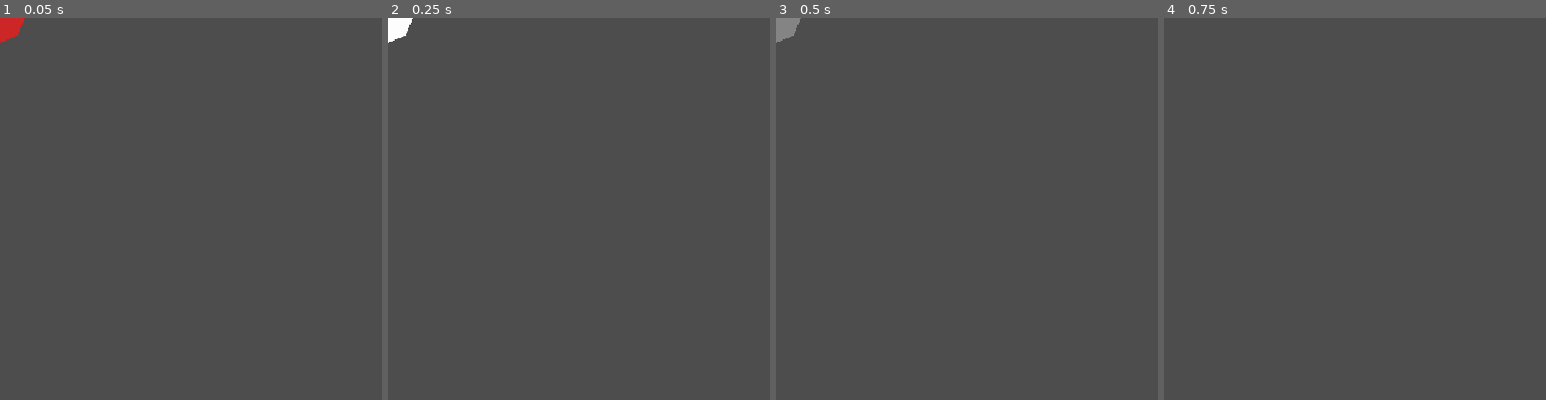
Above: before the commit, frames 1-4 (left to right).
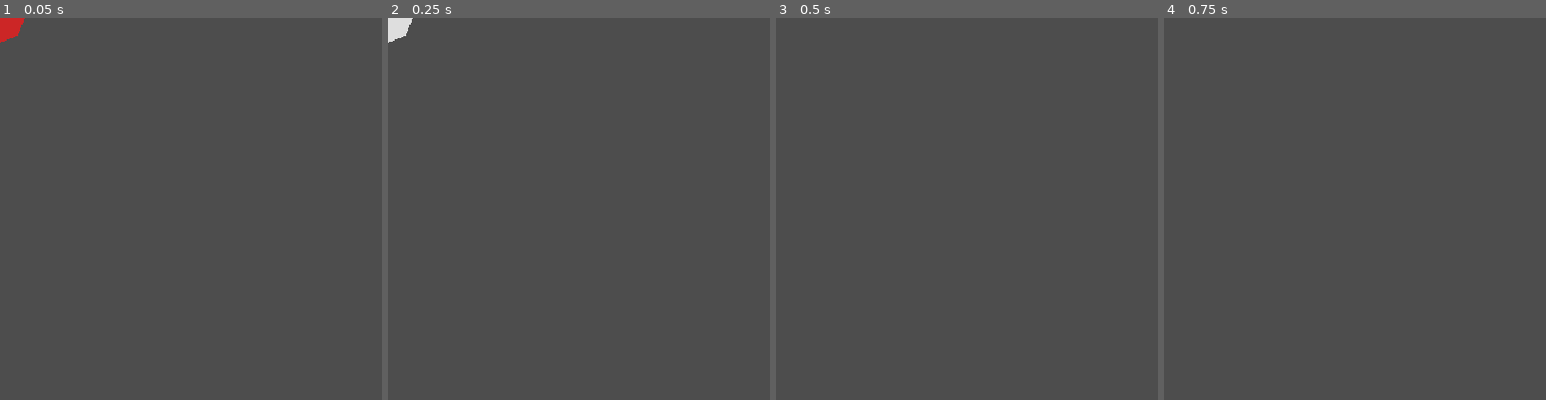
Above: after the commit, the same moments.

Repository: Periodev/DIR
Game: Godot game, scene res://scenes/HitEffect.tscn
Two runs of this game, one before a commit and one after it. Both use one fixed random seed, a clock stepped at 60 frames per second and the inputs below. This scene is started directly instead of the project's main scene.
Inputs:
- Up to frame 1 (0.05 s): no input
- Up to frame 2 (0.25 s): no input
- Up to frame 3 (0.5 s): no input
- Up to frame 4 (0.75 s): tap Enter at 0.5 s; hold Right from 0.53 s (still down); tap R at 0.6 s
The pictures show only the part of the screen within x 0-50%, y 0-50%; the shares and areas given below are measured in that part.

Frame 1 is identical in both runs. In frame 2, 0.3% of the frame differs, in the area x 0-7%, y 0-7%; in frame 3, 0.3%; in frame 4, nothing differs.

Commit message:
Sync hit visuals to character animation: delay cell clear + HitEffect to hit_delay
- Board: _pending_kill_visual holds cells until timer fires; _refresh_visuals skips them
- Board: _spawn_hit_effect delays cell→LIVE and HitEffect spawn by per-character hit_delay
- Player: get_hit_delay(is_dash) returns animation-derived delays per character
  EXE=0.22s, PLN=0.16s, COR DASH=0.15s / STRIKE=0.08s, GRD=0.08s
- HitEffect: reduce initial red hold 0.16→0.05s (character already at target on spawn)

Co-Authored-By: Claude Sonnet 4.6 <noreply@anthropic.com>

Diff:
--- a/DIR/godot_project/scripts/Board.gd
+++ b/DIR/godot_project/scripts/Board.gd
@@ -34,6 +34,7 @@
 var _pln_frozen_kill_pos: Vector2i = Vector2i(-1, -1)
 var _suppress_hit_effect_once: bool = false
 var _pln_defer_player_move: bool = false
+var _pending_kill_visual: Array[Vector2i] = []  # 正在等待延遲視覺更新的格子
 var pending_post_defense_step: bool = false
 var survival_turns: int = 0
 
@@ -114,6 +115,7 @@
 	_pln_frozen_kill_pos = Vector2i(-1, -1)
 	_suppress_hit_effect_once = false
 	_pln_defer_player_move = false
+	_pending_kill_visual.clear()
 	survival_turns = 0
 
 	setup_character(current_character, current_attack_mode_override)
@@ -493,10 +495,19 @@
 	)
 
 func _spawn_hit_effect(pos: Vector2i) -> void:
-	var fx = _hit_effect_scene.instantiate()
-	fx.z_index = 5
-	fx.position = Vector2(pos.x * CELL_STEP + CELL_SIZE / 2.0, pos.y * CELL_STEP + CELL_SIZE / 2.0)
-	add_child(fx)
+	var is_dash := _get_attack_mode() == CharacterData.AttackMode.DASH
+	var delay: float = player_node.get_hit_delay(is_dash)
+	var world_pos := Vector2(pos.x * CELL_STEP + CELL_SIZE / 2.0,
+							 pos.y * CELL_STEP + CELL_SIZE / 2.0)
+	_pending_kill_visual.append(pos)
+	get_tree().create_timer(delay).timeout.connect(func():
+		_pending_kill_visual.erase(pos)
+		cell_nodes[pos.y][pos.x].set_type(CharacterData.CellType.LIVE)
+		cell_nodes[pos.y][pos.x].set_shield_dir(CharacterData.Direction.NONE)
+		var fx := _hit_effect_scene.instantiate()
+		fx.z_index = 5
+		fx.position = world_pos
+		add_child(fx))
 
 func _pln_trigger_move() -> void:
 	if not _pln_defer_player_move:
@@ -712,6 +723,9 @@
 	# Update all cells
 	for r in ROWS:
 		for c in COLS:
+			var pos := Vector2i(c, r)
+			if pos in _pending_kill_visual:
+				continue   # 延遲處理，保持 DEAD 外觀
 			var cell = cell_nodes[r][c]
 			cell.set_type(grid[r][c])
 			cell.set_shield_dir(cell_shield_dirs[r][c])
--- a/DIR/godot_project/scripts/HitEffect.gd
+++ b/DIR/godot_project/scripts/HitEffect.gd
@@ -5,7 +5,7 @@
 
 func _ready() -> void:
 	var tw := create_tween()
-	tw.tween_interval(0.16)
+	tw.tween_interval(0.05)
 	tw.tween_method(_set_color, Color(0.8, 0.15, 0.15, 1.0), Color(1.0, 1.0, 1.0, 1.0), 0.05)\
 	  .set_trans(Tween.TRANS_QUAD).set_ease(Tween.EASE_OUT)
 	tw.tween_method(_set_color, Color(1.0, 1.0, 1.0, 1.0), Color(1.0, 1.0, 1.0, 0.0), 0.35)\
--- a/DIR/godot_project/scripts/Player.gd
+++ b/DIR/godot_project/scripts/Player.gd
@@ -223,6 +223,13 @@
 	tw.tween_property(self, "position", origin, back_dur)\
 	  .set_trans(Tween.TRANS_QUAD).set_ease(Tween.EASE_OUT)
 
+func get_hit_delay(is_dash: bool = false) -> float:
+	match character_name:
+		"EXE": return 0.22         # pull(0.01) + pause(0.15) + dash(0.06)
+		"PLN": return 0.16         # windup(0.13) + tip_extend(0.03)
+		"COR": return 0.15 if is_dash else 0.08   # DASH: resist到位；STRIKE: generic out_dur
+		_:     return 0.08         # GRD 及其他，generic out_dur
+
 func _facing_to_angle(dir: int) -> float:
 	match dir:
 		CharacterData.Direction.UP:    return 0.0
